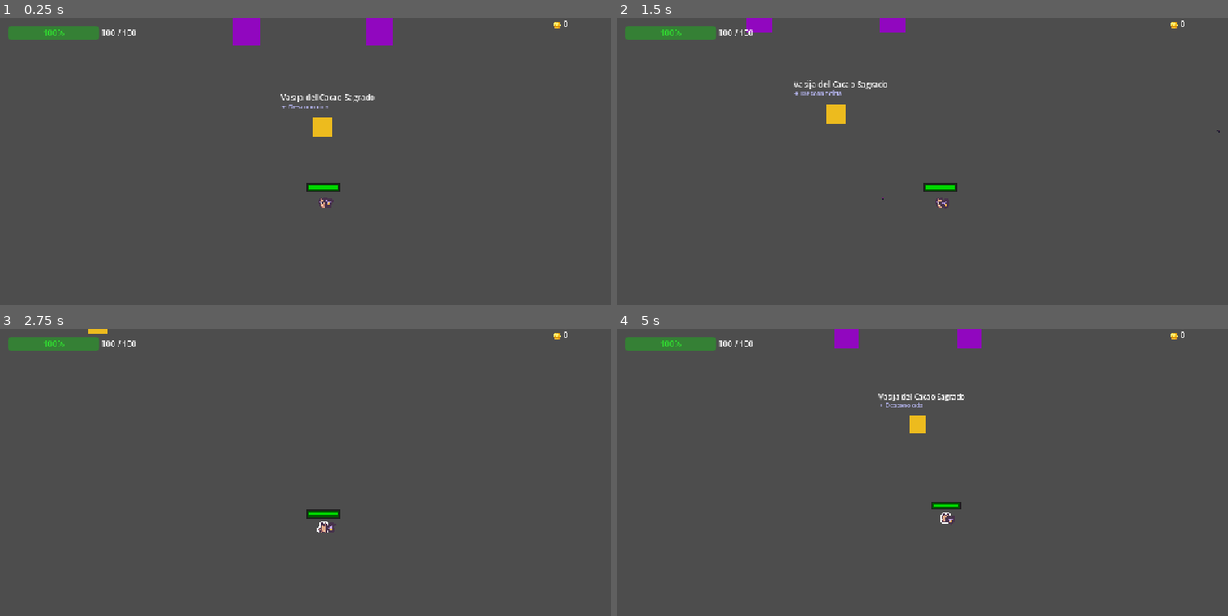
Above: before the commit, frames 1-4 (two rows, left to right).
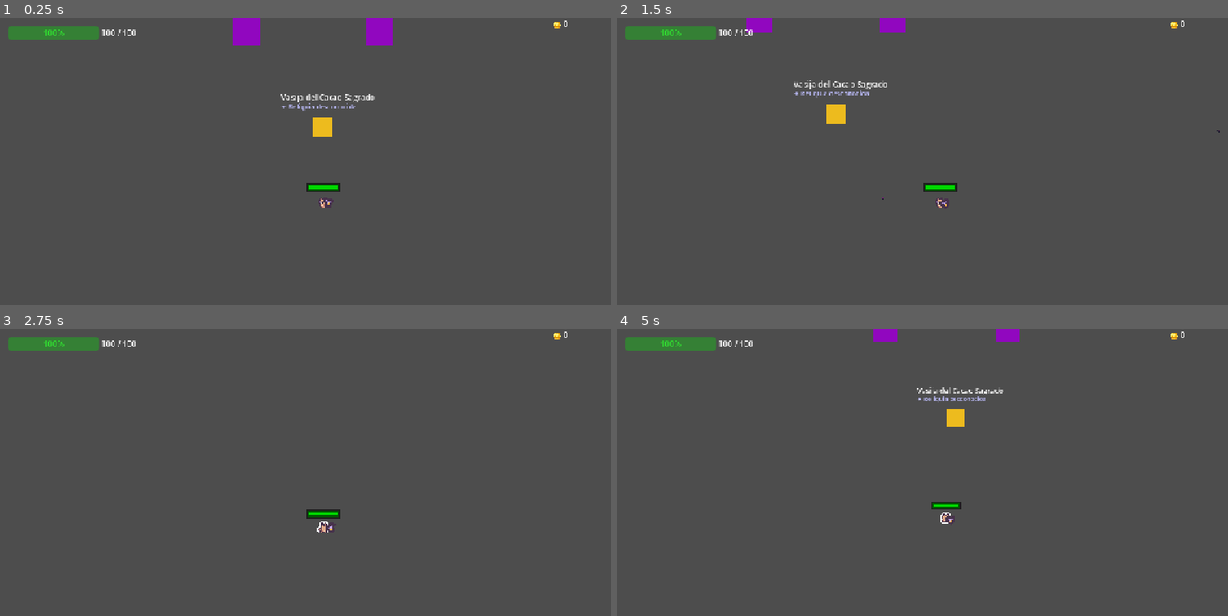
Above: after the commit, the same moments.

Repository: Aigen1111/ReliquiasPerdidas
Game: Godot game, scene res://Rooms/Bribri/Z1_Reward_A.tscn
Two runs of this game, one before a commit and one after it. Both use one fixed random seed, a clock stepped at 60 frames per second and the inputs below. This scene is started directly instead of the project's main scene. The engine's default icon, where the game draws it, is replaced by a stand-in: a white triangle on a blue panel in a dark square.
Inputs (mouse positions are in pixels of both pictures, inside the frame that each line leads up to):
- Up to frame 1 (0.25 s): no input
- Up to frame 2 (1.5 s): tap Enter at 0.5 s; move the mouse to (1081, 181) at 0.52 s; press the mouse at (1081, 181) at 0.53 s; hold D (move_right) 0.53-1.28 s; tap E (interact) at 0.6 s; move the mouse to (812, 218) at 1.27 s; release the mouse at (812, 218) at 1.28 s; hold S (move_down) from 1.28 s (still down); click (812, 218) at 1.35 s
- Up to frame 3 (2.75 s): tap Shift (shift) at 1.55, 2.1 s; move the mouse to (384, 429) at 2.02 s; release S (move_down) at 2.03 s; hold D (move_right) from 2.03 s (still down); tap E (interact) at 2.3 s
- Up to frame 4 (5 s): tap Space at 2.75 s; move the mouse to (910, 584) at 2.77 s; release D (move_right) at 2.78 s; hold W (move_up) 2.78-3.53 s; tap E (interact) at 2.85, 4.55 s; click (910, 584) at 3.05 s; move the mouse to (1136, 564) at 3.52 s; press the mouse at (1136, 564) at 3.53 s; hold A (move_left) from 3.53 s (still down); tap Shift (shift) at 3.8 s; move the mouse to (745, 455) at 4.27 s; release the mouse at (745, 455) at 4.28 s; tap Mouse wheel down (mousewheel_down) at 4.35 s

The runs differ from the first frame. In frame 1, less than 0.1% of the frame differs, in the area x 47-59%, y 29-33%; in frame 2, 0.1%; in frame 3, less than 0.1%; in frame 4, 1.7%, in the area x 35-66%, y 0-37%.

Commit message:
Gun fixes and the relics now work
A lot of fixes too but i don't remember them all

Diff:
--- a/Player/player.gd
+++ b/Player/player.gd
@@ -25,6 +25,13 @@
 var current_health: float
 var is_dead := false
 
+# Stats derivados — se calculan en _apply_relic_bonuses()
+var _effective_max_health: float = 0.0
+var _dodge_chance:         float = 0.0
+var _dash_charges:         int   = 1   # cuántos dashes disponibles
+var _dash_charges_left:    int   = 1
+var _dash_recharge_timer:  float = 0.0
+
 
 func _process(_delta: float) -> void:
 	rotation = 0.0
@@ -33,15 +40,25 @@
 
 
 func _physics_process(delta: float) -> void:
+	if is_dead:
+		return
+
 	input_direction = Input.get_vector("move_left", "move_right", "move_up", "move_down")
-
 	if input_direction != Vector2.ZERO:
 		last_move_direction = input_direction
 
 	dash_cooldown_left = max(dash_cooldown_left - delta, 0.0)
 
+	# Recargar cargas de dash cuando el cooldown termina
+	if dash_cooldown_left <= 0.0 and _dash_charges_left < _dash_charges:
+		_dash_recharge_timer -= delta
+		if _dash_recharge_timer <= 0.0:
+			_dash_charges_left   = _dash_charges
+			_dash_recharge_timer = 0.0
+
 	if _can_start_dash():
 		_start_dash()
+		_dash_recharge_timer = dash_cooldown + 0.2
 
 	if dash_time_left > 0.0:
 		dash_time_left = max(dash_time_left - delta, 0.0)
@@ -60,13 +77,17 @@
 
 
 func _can_start_dash() -> bool:
-	return Input.is_action_just_pressed("shift") and dash_cooldown_left <= 0.0 and input_direction != Vector2.ZERO
+	return (Input.is_action_just_pressed("shift")
+		and _dash_charges_left > 0
+		and dash_cooldown_left <= 0.0
+		and input_direction != Vector2.ZERO)
 
 
 func _start_dash() -> void:
-	dash_direction = last_move_direction.normalized()
-	dash_time_left = dash_duration
+	dash_direction     = last_move_direction.normalized()
+	dash_time_left     = dash_duration
 	dash_cooldown_left = dash_cooldown
+	_dash_charges_left -= 1
 
 
 func _update_sprite_direction() -> void:
@@ -83,17 +104,54 @@
 
 func _ready() -> void:
 	add_to_group("player")
+	_apply_relic_bonuses()
+
 	if RunManager.is_in_run:
-		current_health = RunManager.player_current_health
+		current_health = minf(RunManager.player_current_health, _effective_max_health)
 	else:
-		current_health = max_health
+		current_health = _effective_max_health
+
+	# Sincronizar max_health en RunManager para que rest_room calcule bien
+	RunManager.player_max_health = _effective_max_health
 
 	if cursor_texture != null:
-		Input.set_custom_mouse_cursor(
-			cursor_texture,
-			Input.CURSOR_ARROW,
-			Vector2(16, 16)
-		)
+		Input.set_custom_mouse_cursor(cursor_texture, Input.CURSOR_ARROW, Vector2(16, 16))
+
+
+## Lee las reliquias activas y modifica los stats del jugador en consecuencia.
+## Se llama una sola vez en _ready() — los efectos duran toda la sala.
+func _apply_relic_bonuses() -> void:
+	_effective_max_health = max_health
+	_dodge_chance         = 0.0
+	_dash_charges         = 1
+
+	for relic_id in RunManager.active_relics:
+		var data: Dictionary = MuseumData.get_relic(relic_id)
+		if data.is_empty():
+			continue
+		var bonus_type:  String = data.get("bonus_type",  "")
+		var bonus_value: float  = float(data.get("bonus_value", 0.0))
+
+		match bonus_type:
+			"max_health_pct":
+				# Máscara de Sibö: +20% vida máxima
+				_effective_max_health *= (1.0 + bonus_value)
+
+			"dodge_chance":
+				# Piedra Tsuru: 15% de esquivar
+				_dodge_chance = clampf(_dodge_chance + bonus_value, 0.0, 0.75)
+
+			"extra_dash":
+				# Tambor Ceremonial: 1 dash extra
+				_dash_charges += int(bonus_value)
+
+			# rest_heal_pct y projectile_dmg_pct se aplican en otros scripts:
+			# rest_room.gd ya lee vasija_cacao
+			# gun.gd leerá flecha_awa en shoot()
+
+	_effective_max_health = roundf(_effective_max_health)
+	max_health            = _effective_max_health
+	_dash_charges_left    = _dash_charges
 
 
 func heal(amount: int) -> void:
@@ -121,9 +179,10 @@
 func take_damage(amount: float) -> void:
 	if is_dead:
 		return
+	# Piedra Tsuru: esquivar con probabilidad
+	if _dodge_chance > 0.0 and randf() < _dodge_chance:
+		return
 	current_health = maxf(current_health - amount, 0.0)
-	# Sincronizar con RunManager para que persista entre transiciones de sala
 	RunManager.player_current_health = current_health
-	# ... tu código de feedback visual (flash, sonido) ...
 	if current_health <= 0.0:
 		_die()
--- a/Rooms/portal_room.gd
+++ b/Rooms/portal_room.gd
@@ -39,6 +39,7 @@
 	var remaining_idx: int    = RunManager.current_room_index + 1
 	var current_scene: String = sequence[RunManager.current_room_index] if RunManager.current_room_index < sequence.size() else ""
 	var current_type:  String = _type_from_scene(current_scene)
+	var streak:        int    = RunManager.non_combat_streak()
 
 	# Solo queda el boss
 	if remaining_idx >= sequence.size() - 1:
@@ -48,11 +49,29 @@
 			{ "type": "boss", "scene": boss },
 		]
 
-	# Opción A: siguiente en secuencia, nunca del mismo tipo que la sala actual
+	# Si el jugador lleva 2+ salas seguidas sin combate, ambos portales son combate
+	if streak >= 2:
+		var cs: String = _find_combat_scene(sequence, remaining_idx)
+		return [
+			{ "type": "combat", "scene": cs },
+			{ "type": "combat", "scene": cs },
+		]
+
+	# Si lleva 1 sala sin combate, al menos una opción es combate
+	if streak == 1:
+		var cs:     String = _find_combat_scene(sequence, remaining_idx)
+		var other:  String = _get_scene_of_different_type(sequence, remaining_idx, "combat")
+		var tother: String = _type_from_scene(other)
+		return [
+			{ "type": "combat", "scene": cs },
+			{ "type": tother,   "scene": other },
+		]
+
+	# Flujo normal: opción A diferente a la sala actual
 	var scene_a: String = _get_scene_of_different_type(sequence, remaining_idx, current_type)
 	var type_a:  String = _type_from_scene(scene_a)
 
-	# Opción B: diferente de A y diferente de la sala actual
+	# Opción B: diferente de A y de la sala actual
 	var scene_b: String = ""
 	var type_b:  String = ""
 	for i in range(remaining_idx, min(remaining_idx + 8, sequence.size())):
@@ -62,7 +81,6 @@
 			type_b  = t
 			break
 
-	# Fallback: alternar entre tipos disponibles
 	if scene_b.is_empty():
 		var pool: Array = ["combat", "rest", "reward"]
 		pool.erase(type_a)
@@ -77,6 +95,12 @@
 		{ "type": type_b, "scene": scene_b },
 	]
 
+
+func _find_combat_scene(sequence: Array, from_idx: int) -> String:
+	for i in range(from_idx, sequence.size()):
+		if _type_from_scene(sequence[i]) == "combat":
+			return sequence[i]
+	return _get_alternate_scene("combat")["scene"]
 
 # Devuelve la primera escena en sequence desde start_idx que NO sea del tipo excluido.
 # Si no encuentra ninguna, devuelve un fallback generado.
--- a/Rooms/reward_room.gd
+++ b/Rooms/reward_room.gd
@@ -104,10 +104,12 @@
 		name_lbl.text = _relic_data.get("name", _relic_id)
 	if status_lbl:
 		if is_known:
-			status_lbl.text     = "★ Poder aumentado"
-			status_lbl.modulate = Color(1.0, 0.8, 0.1)
+			# Ya descubierta — mostrar qué hace
+			status_lbl.text     = _relic_data.get("effect", "")
+			status_lbl.modulate = Color(1.0, 0.85, 0.1)
 		else:
-			status_lbl.text     = "✦ Desconocida"
+			# Primera vez — mantener el misterio
+			status_lbl.text     = "✦ Reliquia desconocida"
 			status_lbl.modulate = Color(0.75, 0.75, 1.0)
 
 
@@ -135,6 +137,57 @@
 			status_lbl.text     = "Poder activado (+25%)"
 			status_lbl.modulate = Color(1.0, 0.85, 0.2)
 
+	_show_relic_notification(is_new)
+
+
+func _show_relic_notification(is_new: bool) -> void:
+	var player := _get_player()
+	if player == null:
+		return
+
+	var panel := ColorRect.new()
+	panel.color          = Color(0.05, 0.05, 0.1, 0.88)
+	panel.size           = Vector2(230, 80)
+	panel.global_position = player.global_position + Vector2(-115, -150)
+	add_child(panel)
+
+	var title := Label.new()
+	title.text                  = "✦ Reliquia descubierta" if is_new else "★ Reliquia conocida"
+	title.modulate              = Color(0.4, 1.0, 0.5) if is_new else Color(1.0, 0.85, 0.2)
+	title.horizontal_alignment  = HORIZONTAL_ALIGNMENT_CENTER
+	title.autowrap_mode         = TextServer.AUTOWRAP_OFF
+	title.clip_text             = true
+	title.size                  = Vector2(230, 20)
+	title.position              = Vector2(0, 6)
+	title.add_theme_font_size_override("font_size", 12)
+	panel.add_child(title)
+
+	var name_lbl := Label.new()
+	name_lbl.text                 = _relic_data.get("name", _relic_id)
+	name_lbl.horizontal_alignment = HORIZONTAL_ALIGNMENT_CENTER
+	name_lbl.autowrap_mode        = TextServer.AUTOWRAP_OFF
+	name_lbl.clip_text            = true
+	name_lbl.size                 = Vector2(230, 20)
+	name_lbl.position             = Vector2(0, 28)
+	name_lbl.add_theme_font_size_override("font_size", 13)
+	panel.add_child(name_lbl)
+
+	var effect_lbl := Label.new()
+	effect_lbl.text                 = _relic_data.get("effect", "")
+	effect_lbl.modulate             = Color(0.75, 0.75, 0.75)
+	effect_lbl.horizontal_alignment = HORIZONTAL_ALIGNMENT_CENTER
+	effect_lbl.autowrap_mode        = TextServer.AUTOWRAP_WORD_SMART
+	effect_lbl.size                 = Vector2(220, 36)
+	effect_lbl.position             = Vector2(5, 48)
+	effect_lbl.add_theme_font_size_override("font_size", 11)
+	panel.add_child(effect_lbl)
+
+	var tween := create_tween()
+	tween.set_parallel(true)
+	tween.tween_property(panel, "position:y", panel.position.y - 30, 3.0)
+	tween.tween_property(panel, "modulate:a", 0.0, 3.0).set_delay(1.5)
+	tween.chain().tween_callback(panel.queue_free)
+
 
 func _on_pedestal_entered(body: Node) -> void:
 	if body.is_in_group("player") and not _collected:
--- a/Rooms/room.gd
+++ b/Rooms/room.gd
@@ -25,10 +25,19 @@
 func _ready() -> void:
 	_setup_portal_base()
 
+	# Recoger posiciones de placeholders — buscar tanto en hijos directos
+	# como en el grupo "Enemy" que estén dentro de esta escena
 	for child in get_children():
-		if child.is_in_group("Enemy"):
+		if child.is_in_group("Enemy") or (child.get_script() and str(child.get_script().resource_path).contains("enemy")):
 			_spawn_positions.append(child.global_position)
 			child.queue_free()
+
+	# Fallback: si no encontró hijos Enemy, buscar por nombre (Enemy, Enemy2, etc.)
+	if _spawn_positions.is_empty():
+		for child in get_children():
+			if child.name.begins_with("Enemy") and child is Node2D:
+				_spawn_positions.append(child.global_position)
+				child.queue_free()
 
 	_zone = clamp(RunManager.current_zone_index, 0, WAVE_CONFIG.size() - 1)
 	_pool = ENEMY_POOLS[_zone]
--- a/RunManager.gd
+++ b/RunManager.gd
@@ -78,6 +78,7 @@
 var current_zone_index: int = 0
 var current_room_index: int = 0
 var run_sequence: Array = []
+var room_type_history: Array = []  # tipos de sala visitados en orden
 var gold_this_run: int = 0
 var player_current_health: float = 100.0
 var player_max_health: float = 100.0
@@ -95,6 +96,7 @@
 	gold_this_run = 0
 	player_current_health = player_max_health
 	relics_found_this_run = []
+	room_type_history = []
 	run_sequence = _build_run_sequence(area_id)
 	emit_signal("run_started", area_id)
 	_load_current_room()
@@ -111,11 +113,32 @@
 ## y la registra en la secuencia para que el piso count sea correcto.
 func choose_room(scene_path: String) -> void:
 	assert(is_in_run, "RunManager.choose_room llamado fuera de un run")
+	if current_room_index < run_sequence.size():
+		room_type_history.append(_scene_type(run_sequence[current_room_index]))
 	current_room_index += 1
 	current_zone_index = _zone_for_index(current_room_index)
 	if current_room_index < run_sequence.size():
 		run_sequence[current_room_index] = scene_path
 	get_tree().change_scene_to_file(scene_path)
+
+
+## Cuántas salas seguidas sin combate lleva el jugador
+func non_combat_streak() -> int:
+	var streak: int = 0
+	for i in range(room_type_history.size() - 1, -1, -1):
+		if room_type_history[i] == "combat":
+			break
+		streak += 1
+	return streak
+
+
+func _scene_type(scene_path: String) -> String:
+	if "Combat" in scene_path: return "combat"
+	if "Rest"   in scene_path: return "rest"
+	if "Reward" in scene_path: return "reward"
+	if "Museum" in scene_path: return "museum"
+	if "Boss"   in scene_path: return "boss"
+	return "combat"
 
 
 func player_died() -> void:
@@ -196,37 +219,75 @@
 
 
 func _pick_rooms_from_pool(pool: Array) -> Array:
+	# Reglas:
+	# 1. Nunca dos non-combat seguidos (rest, reward, museum siempre separados por combat)
+	# 2. Mínimo 2 combates por zona
+	# 3. Exactamente ROOMS_PER_ZONE salas
 	var shuffled := pool.duplicate()
 	shuffled.shuffle()
+
+	# Separar por tipo
+	var combats:  Array = shuffled.filter(func(e): return e["type"] == "combat")
+	var specials: Array = shuffled.filter(func(e): return e["type"] != "combat")
+	specials.shuffle()
+
+	# Construir secuencia intercalada: combat, special, combat, special...
+	# Siempre empieza con combat y nunca pone dos specials seguidos
 	var selected: Array = []
-	var last_type := ""
-	var combat_count := 0
-	for entry: Dictionary in shuffled:
-		if selected.size() >= ROOMS_PER_ZONE:
-			break
-		var t: String = entry["type"]
-		if t == last_type and t in ["museum", "rest"]:
-			continue
-		selected.append(entry)
-		last_type = t
-		if t == "combat":
-			combat_count += 1
-	if selected.size() < ROOMS_PER_ZONE:
-		for entry: Dictionary in shuffled:
-			if selected.size() >= ROOMS_PER_ZONE:
+	var si: int = 0  # índice en specials
+	var ci: int = 0  # índice en combats
+	var last_was_special: bool = false
+
+	while selected.size() < ROOMS_PER_ZONE:
+		if last_was_special or si >= specials.size():
+			# Forzar combat
+			if ci < combats.size():
+				selected.append(combats[ci])
+				ci += 1
+				last_was_special = false
+			elif si < specials.size():
+				# No quedan combats, añadir special (último recurso)
+				selected.append(specials[si])
+				si += 1
+				last_was_special = true
+			else:
 				break
-			if entry not in selected:
-				selected.append(entry)
-	if combat_count < 2:
+		else:
+			# Podemos poner combat o special — alternar para variedad
+			# Preferir special si llevamos 2+ combats seguidos, sino combat
+			var recent_combats: int = 0
+			for k in range(selected.size() - 1, max(selected.size() - 3, -1), -1):
+				if selected[k]["type"] == "combat":
+					recent_combats += 1
+				else:
+					break
+			if recent_combats >= 1 and si < specials.size():
+				selected.append(specials[si])
+				si += 1
+				last_was_special = true
+			elif ci < combats.size():
+				selected.append(combats[ci])
+				ci += 1
+				last_was_special = false
+			elif si < specials.size():
+				selected.append(specials[si])
+				si += 1
+				last_was_special = true
+			else:
+				break
+
+	# Garantizar mínimo 2 combates
+	var combat_count: int = selected.filter(func(e): return e["type"] == "combat").size()
+	if combat_count < 2 and combats.size() >= 2:
+		# Reemplazar últimas specials por combats hasta tener 2
 		for i in range(selected.size() - 1, -1, -1):
 			if combat_count >= 2:
 				break
-			if selected[i]["type"] != "combat":
-				for entry: Dictionary in shuffled:
-					if entry["type"] == "combat" and entry not in selected:
-						selected[i] = entry
-						combat_count += 1
-						break
+			if selected[i]["type"] != "combat" and ci < combats.size():
+				selected[i] = combats[ci]
+				ci += 1
+				combat_count += 1
+
 	return selected
 
 
--- a/Weapons/gun.gd
+++ b/Weapons/gun.gd
@@ -43,6 +43,11 @@
 	if new_bullet.has_method("setup"):
 		new_bullet.call("setup", aim_direction, shooter)
 
+	# Flecha del Awá: +15% daño de proyectiles
+	if RunManager.has_active_relic("flecha_awa"):
+		var relic: Dictionary = MuseumData.get_relic("flecha_awa")
+		new_bullet.damage *= (1.0 + float(relic.get("bonus_value", 0.0)))
+
 	_play_shot_sound()
 	cooldown_left = fire_cooldown
 
